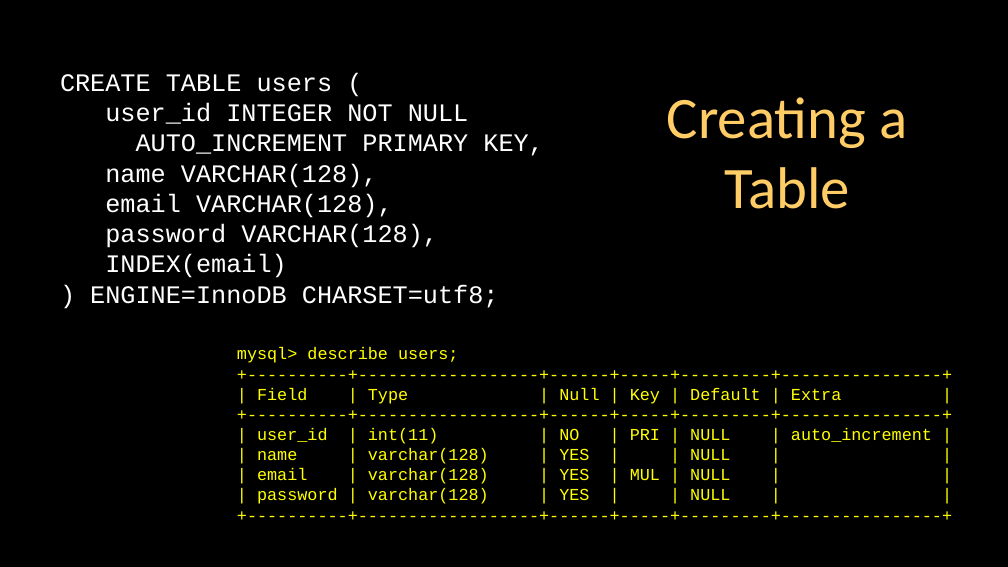
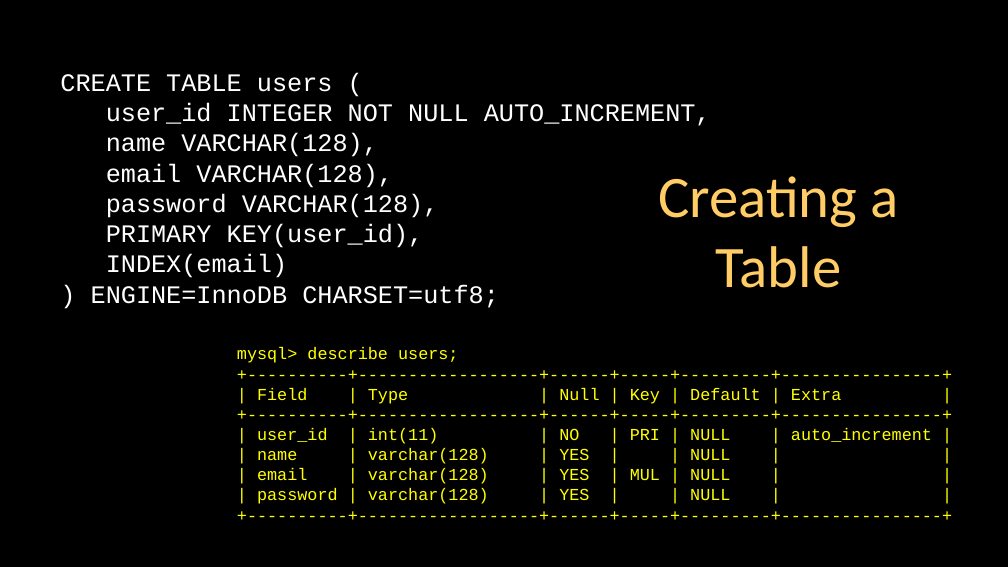
Before and after one commit to csev/wa4e, a slide deck: slide 7 of lectures/PHP-06-MySQL-PDO.ppt. Drawn at 1008x567 pixels with LibreOffice and Linux fonts; fonts in the diff are those of the drawing. Boxes give left, top, right and bottom in pixels: in the first picture for what was removed or moved away, otherwise in the second. Text is boxed around its words. In the diff, an @@ line names an element or a change of style, - is before the commit and + after.

```diff
--- a/lectures/PHP-06-MySQL-PDO.ppt
+++ b/lectures/PHP-06-MySQL-PDO.ppt
@@ text at <box>106,103,711,126</box>: text changed @@
-user_id INTEGER NOT NULL
-AUTO_INCREMENT PRIMARY KEY,
+user_id INTEGER NOT NULL AUTO_INCREMENT,
@@ title "Creating a Table": place and size @@
-title "Creating a Table" at <box>667,97,907,209</box>
+title "Creating a Table" at <box>658,176,899,288</box>
@@ text at <box>106,224,424,248</box>: paragraph added @@
+PRIMARY KEY(user_id),
```
Also in this commit, not shown: 3 other slides changed, 7 other files.
